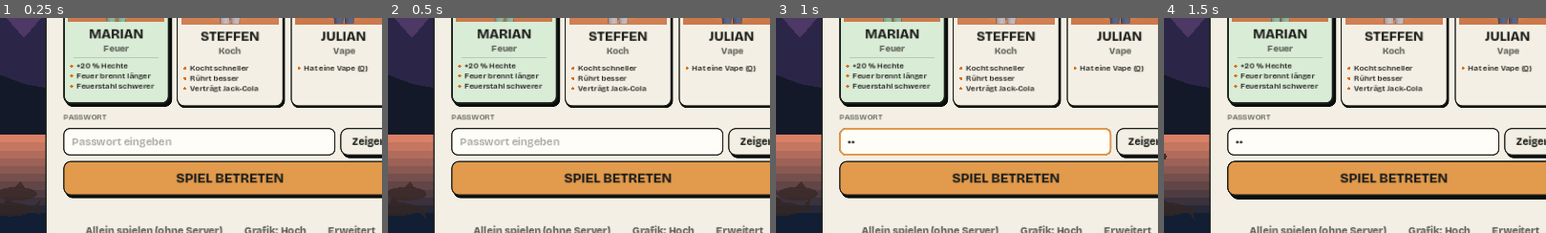
Above: before the commit, frames 1-4 (left to right).
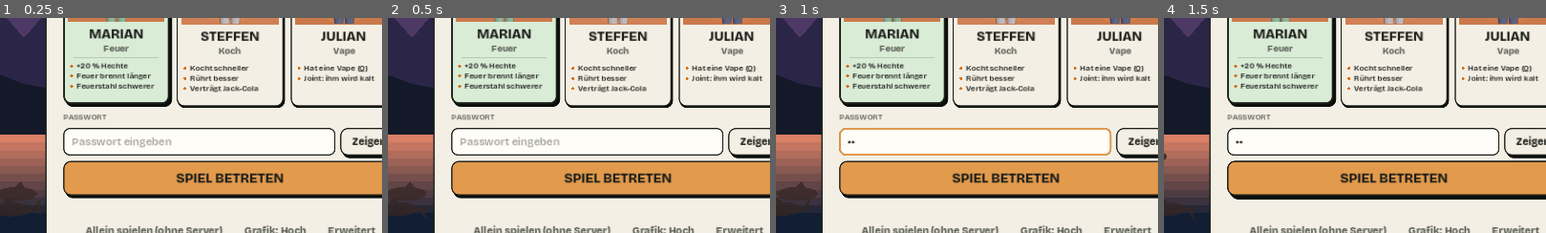
Above: after the commit, the same moments.

Repository: 7ulez/three-in-the-wild
Game: Godot game, scene res://menu.tscn
Same seed, same stepped clock (60 frames per second), same inputs: the game is played once before the commit and once after it.
Inputs (mouse positions are % of the whole screen's width and height, from its top left):
- Up to frame 1 (0.25 s): no input
- Up to frame 2 (0.5 s): no input
- Up to frame 3 (1 s): click (71, 20) at 0.52 s; type "Alex" at 0.6 s; click (67, 76) at 0.75 s; type "12" at 0.83 s
- Up to frame 4 (1.5 s): click "SPIEL BETRETEN" at 1.25 s
The pictures show only the part of the screen within x 41-91%, y 47-97%; the shares and areas given below are measured in that part.

The runs differ from the first frame. In frame 1, 0.4% of the frame differs, in the area x 78-98%, y 26-30%; in frame 2, 0.4%; in frame 3, 0.4%; in frame 4, 0.4%.

Commit message:
Julian verträgt keinen Joint: wird kalt, -20 % Gesundheit pro Joint
Co-Authored-By: Claude Sonnet 5.5 <noreply@anthropic.com>

Claude-Session: https://claude.ai/code/session_01FicyMBshYtiCihkErSPQQ5

Diff:
--- a/menu.gd
+++ b/menu.gd
@@ -15,7 +15,7 @@
 const PERKS := {
 	"Marian": ["+20 % Hechte", "Feuer brennt länger", "Feuerstahl schwerer"],
 	"Steffen": ["Kocht schneller", "Rührt besser", "Verträgt Jack-Cola"],
-	"Julian": ["Hat eine Vape (Q)"],
+	"Julian": ["Hat eine Vape (Q)", "Joint: ihm wird kalt"],
 }
 const PERK_H := 72.0
 
--- a/player.gd
+++ b/player.gd
@@ -1362,6 +1362,12 @@
 	trip_t = minf(trip_t + 10.0, 24.0)
 	var lines := ["Pfffff... das zieht.", "Die Farben werden... lauter.", "Alles leuchtet. Wow.", "Die Bäume atmen."]
 	toast(lines[left % lines.size()] if left >= 0 else lines[0], 3.0)
+	if character_name == "Julian" and needs != null:
+		# Julian verträgt keinen Joint: ihm wird kalt, ein ganzer Joint kostet 20 % Gesundheit
+		needs.health = maxf(needs.health - 20.0 / 4.0, 1.0)
+		shake = 1.5
+		var cold := ["Brrr... Julian wird kalt.", "Julian fröstelt. Das verträgt er nicht.", "Ihm läuft ein Schauer über den Rücken. Kalt."]
+		get_tree().create_timer(1.6).timeout.connect(func() -> void: toast(cold[left % cold.size()] + " (-5 Gesundheit)", 2.5))
 	if left <= 0:
 		var it := held
 		_drop()
Not shown, changed: web/index.html
Not shown, changed: web/index.js.gz
Not shown, changed: web/index.pck
Not shown, changed: web/index.pck.gz
Not shown, changed: web/index.wasm.gz
